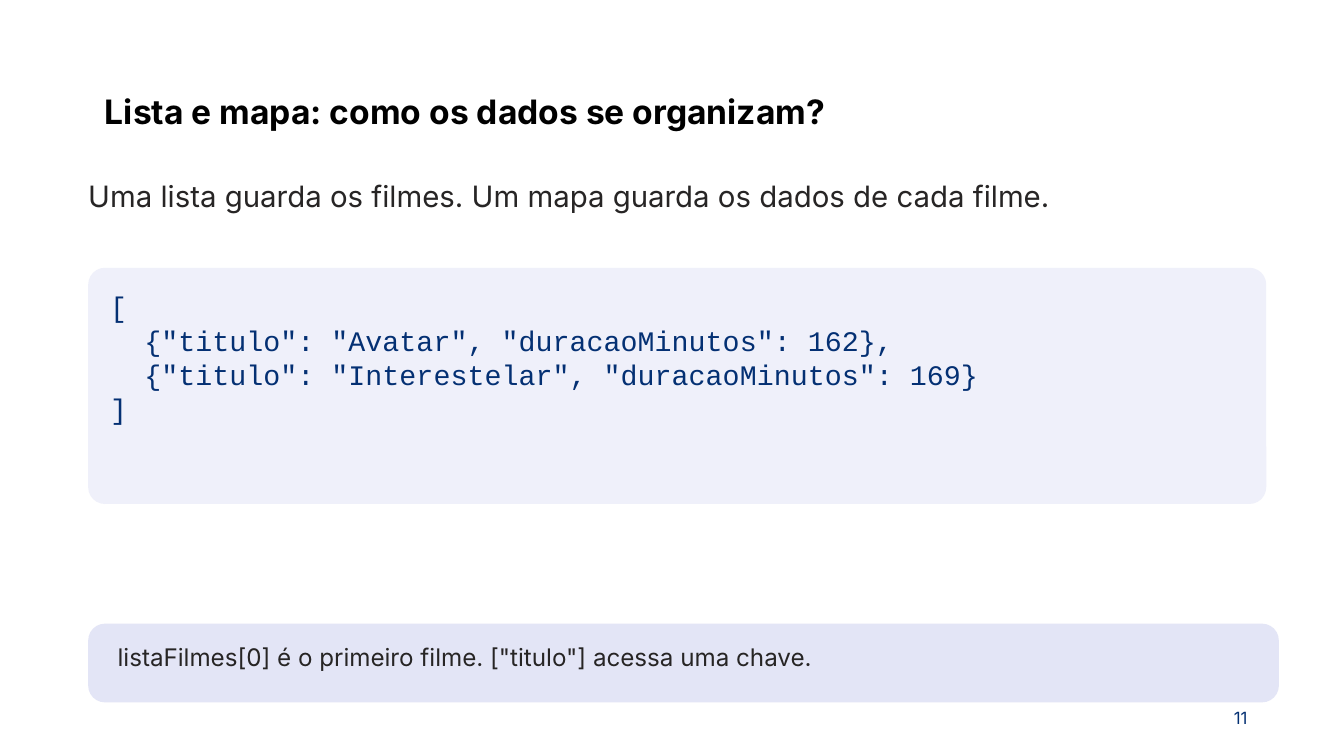
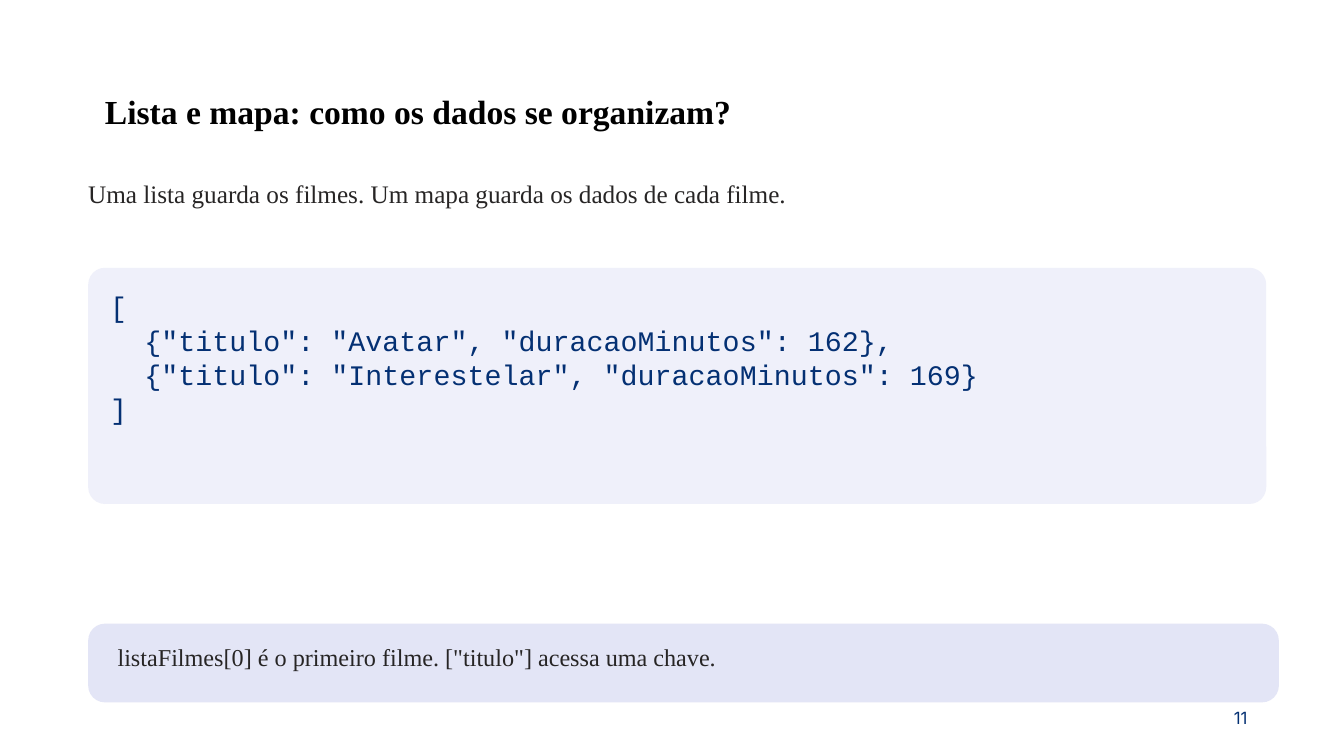
Before and after one commit to PedroMiho/UMC, a slide deck: slide 11 of engenharia-software/desenvolvimento-aplicacoes/pedro/Aula 10 - Programação Assincrona e Comunicação com API/Aula_Dart_Requisicoes_API.pptx. Drawn at 1344x756 pixels with LibreOffice and Linux fonts; fonts in the diff are those of the drawing; background and template pictures are left out. Boxes give left, top, right and bottom in pixels: in the first picture for what was removed or moved away, otherwise in the second. Text is boxed around its words. In the diff, an @@ line names an element or a change of style, - is before the commit and + after.

```diff
--- a/engenharia-software/desenvolvimento-aplicacoes/pedro/Aula 10 - Programação Assincrona e Comunicação com API/Aula_Dart_Requisicoes_API.pptx
+++ b/engenharia-software/desenvolvimento-aplicacoes/pedro/Aula 10 - Programação Assincrona e Comunicação com API/Aula_Dart_Requisicoes_API.pptx
@@ text "Lista e mapa: como os ..." at <box>105,100,731,131</box>: font Inter to Times New Roman @@
@@ text "Uma lista guarda os filmes. ..." at <box>88,185,785,209</box>: size 21 to 18 pt, font Inter to Times New Roman @@
@@ text "listaFilmes[0] é o primeiro filme. ..." at <box>118,649,715,671</box>: font Inter to Times New Roman @@
```
Also in this commit, not shown: 24 other slides changed, 1 other file.
